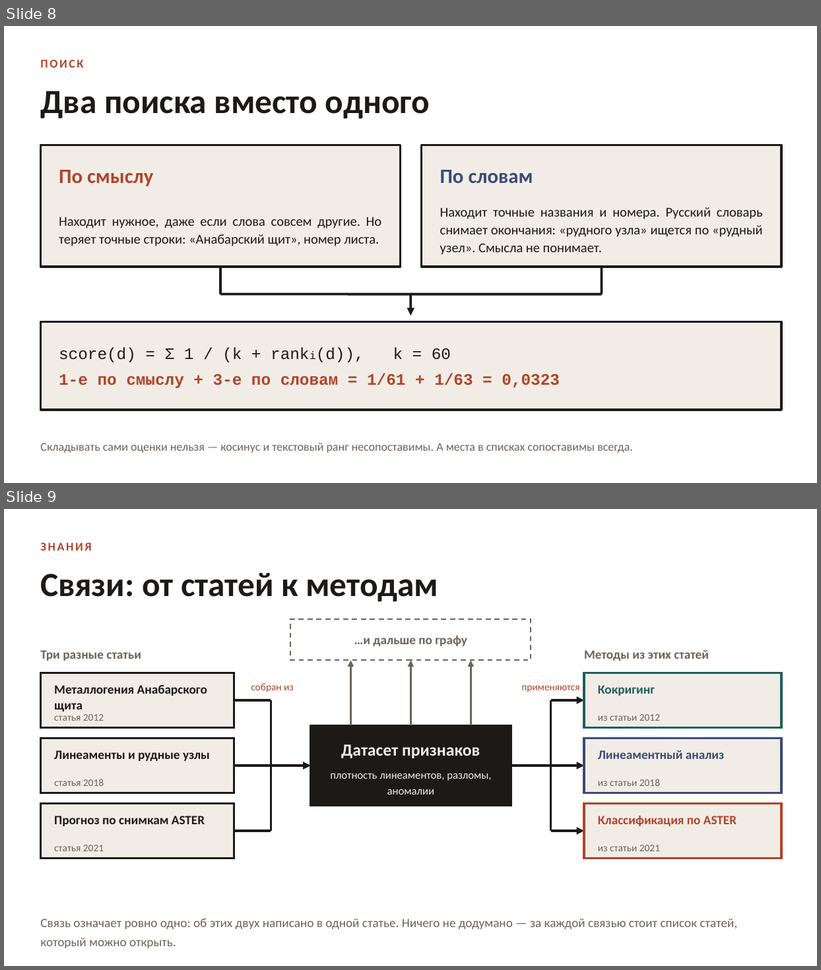
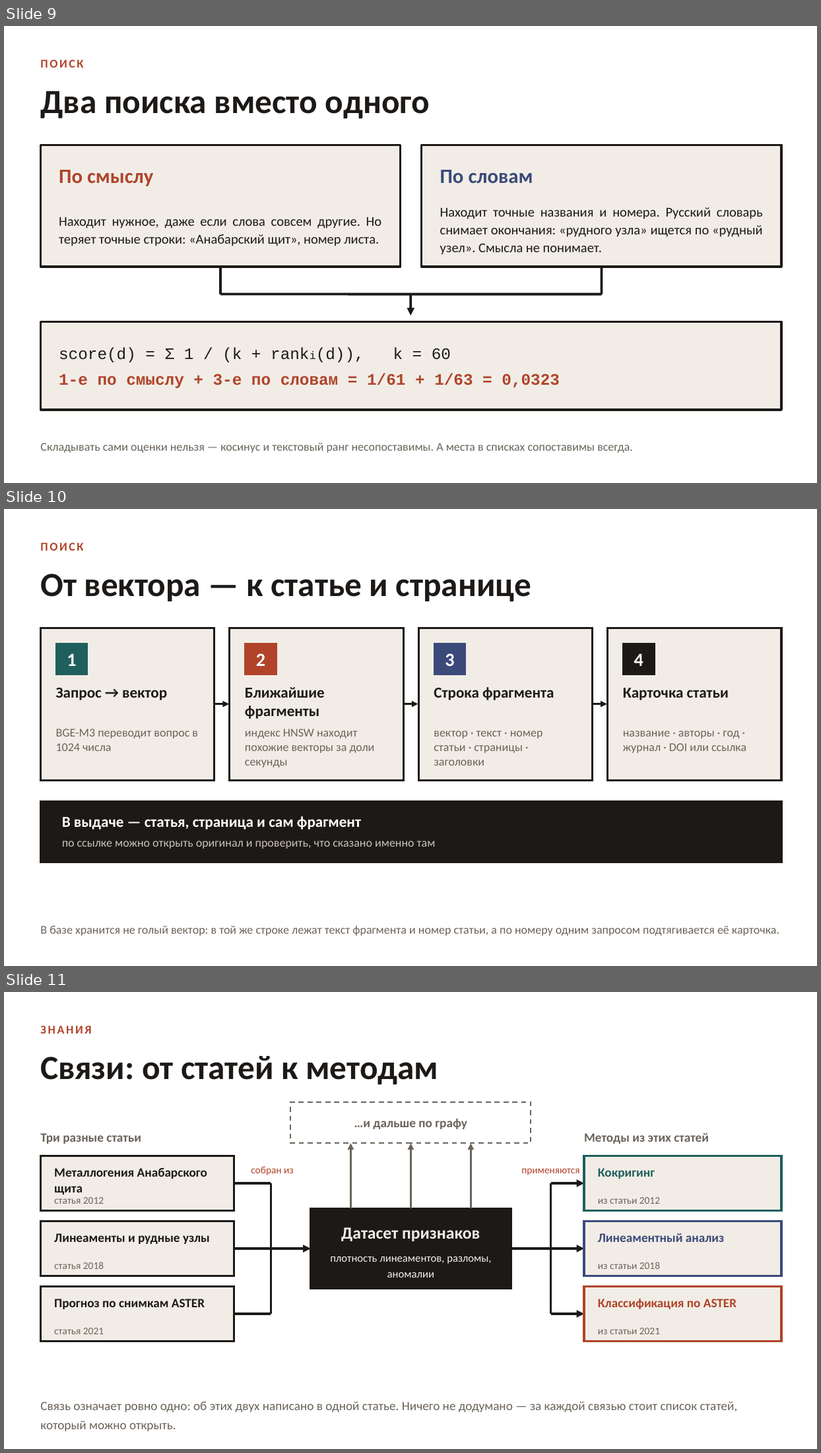
Before and after one commit to janfik200-prog/BZ, a slide deck: 06.10.2026.pptx. Shown one above the other, each under a label of ours: slides 8 and 9 before the commit, slides 9, 10 and 11 after it. The pictures are 821x970 and 821x1453 pixels, drawn with LibreOffice and Linux fonts; fonts in the diff are those of the drawing. Boxes give left, top, right and bottom in pixels: in the first picture for what was removed or moved away, otherwise in the second. Text is boxed around its words. In the diff, an @@ line names an element or a change of style, - is before the commit and + after.

```diff
--- a/06.10.2026.pptx
+++ b/06.10.2026.pptx
@@ slide 10 added at (4,509,817,966), background #FFFFFF @@
@@ text added at (40,543,83,551), 14 pt, text #B0432A, bold @@
+ПОИСК
@@ text added at (40,574,531,602), 40 pt, text #1C1917, bold @@
+От вектора — к статье и странице
@@ rectangle added at (40,628,215,780), fill #F1EDE6, outline #1C1917 2.5 pt @@
@@ rectangle added at (56,643,88,675), fill #1F5F5D, outline #1F5F5D 1 pt @@
@@ rectangle added at (230,628,403,780), fill #F1EDE6, outline #1C1917 2.5 pt @@
@@ rectangle added at (245,643,277,675), fill #B0432A, outline #B0432A 1 pt @@
@@ rectangle added at (418,628,593,780), fill #F1EDE6, outline #1C1917 2.5 pt @@
@@ rectangle added at (434,643,466,675), fill #3B4A7A, outline #3B4A7A 1 pt @@
@@ rectangle added at (608,628,781,780), fill #F1EDE6, outline #1C1917 2.5 pt @@
@@ rectangle added at (623,643,655,675), fill #1C1917, outline #1C1917 1 pt @@
@@ text added at (67,654,76,666), 22 pt, text #FFFFFF, bold @@
+1
@@ text added at (256,654,265,666), 22 pt, text #FFFFFF, bold @@
+2
@@ text added at (445,654,454,666), 22 pt, text #FFFFFF, bold @@
+3
@@ text added at (634,654,644,666), 22 pt, text #FFFFFF, bold @@
+4
@@ text added at (56,688,167,700), 18 pt, text #1C1917, bold @@
+Запрос → вектор
@@ arrow added from (215, 704) to (229, 704), #1C1917 2.5 pt @@
@@ text added at (245,687,325,719), 18 pt, text #1C1917, bold @@
+Ближайшие фрагменты
@@ arrow added from (404, 704) to (418, 704), #1C1917 2.5 pt @@
@@ text added at (434,687,554,700), 18 pt, text #1C1917, bold @@
+Строка фрагмента
@@ arrow added from (593, 704) to (607, 704), #1C1917 2.5 pt @@
@@ text added at (623,688,729,700), 18 pt, text #1C1917, bold @@
+Карточка статьи
@@ text added at (56,729,198,751), 14 pt, text #6B635A @@
+BGE-M3 переводит вопрос в 1024 числа
@@ text added at (245,729,375,768), 14 pt, text #6B635A @@
+индекс HNSW находит похожие векторы за доли секунды
@@ text added at (434,731,543,766), 14 pt, text #6B635A @@
+вектор · текст · номер статьи · страницы · заголовки
@@ text added at (623,731,746,753), 14 pt, text #6B635A @@
+название · авторы · год · журнал · DOI или ссылка
@@ rectangle added at (40,802,781,863), fill #1C1917, outline #1C1917 2.5 pt @@
@@ text added at (62,817,361,830), 18 pt, text #FFFFFF, bold @@
+В выдаче — статья, страница и сам фрагмент
@@ text added at (62,841,436,849), 14 pt, text #C9C2B6 @@
+по ссылке можно открыть оригинал и проверить, что сказано именно там
@@ text added at (40,926,780,936), 14 pt, text #6B635A @@
+В базе хранится не голый вектор: в той же строке лежат текст фрагмента и номер статьи, а по номеру одним запросом подтягивается её карточка.
@@ what was slide 8 is now slide 9 @@
@@ what was slide 9 is now slide 11 @@
```
Also in this commit, not shown: 2 slides changed, 4 other slides added, 3 other files.
